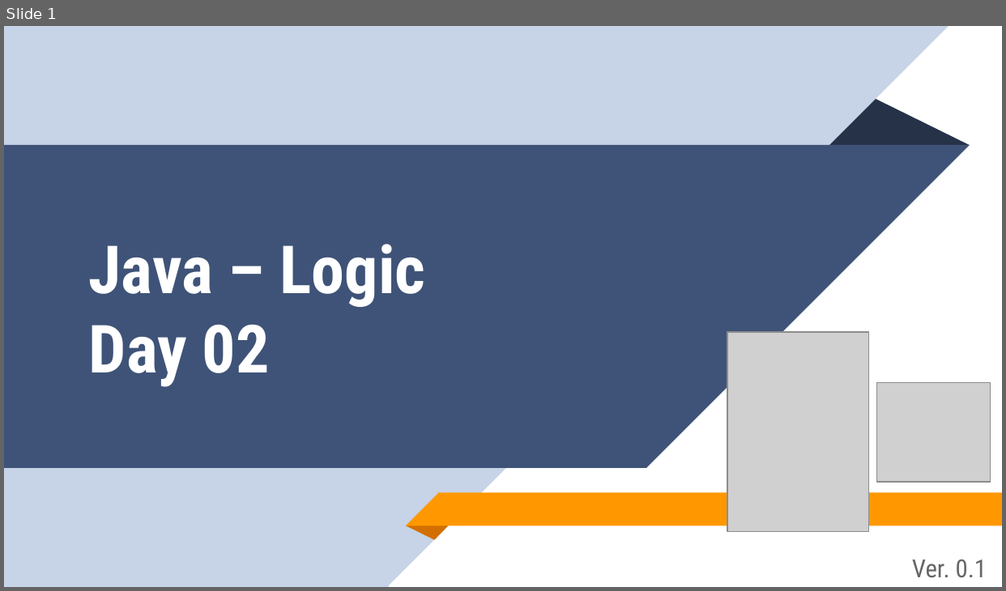
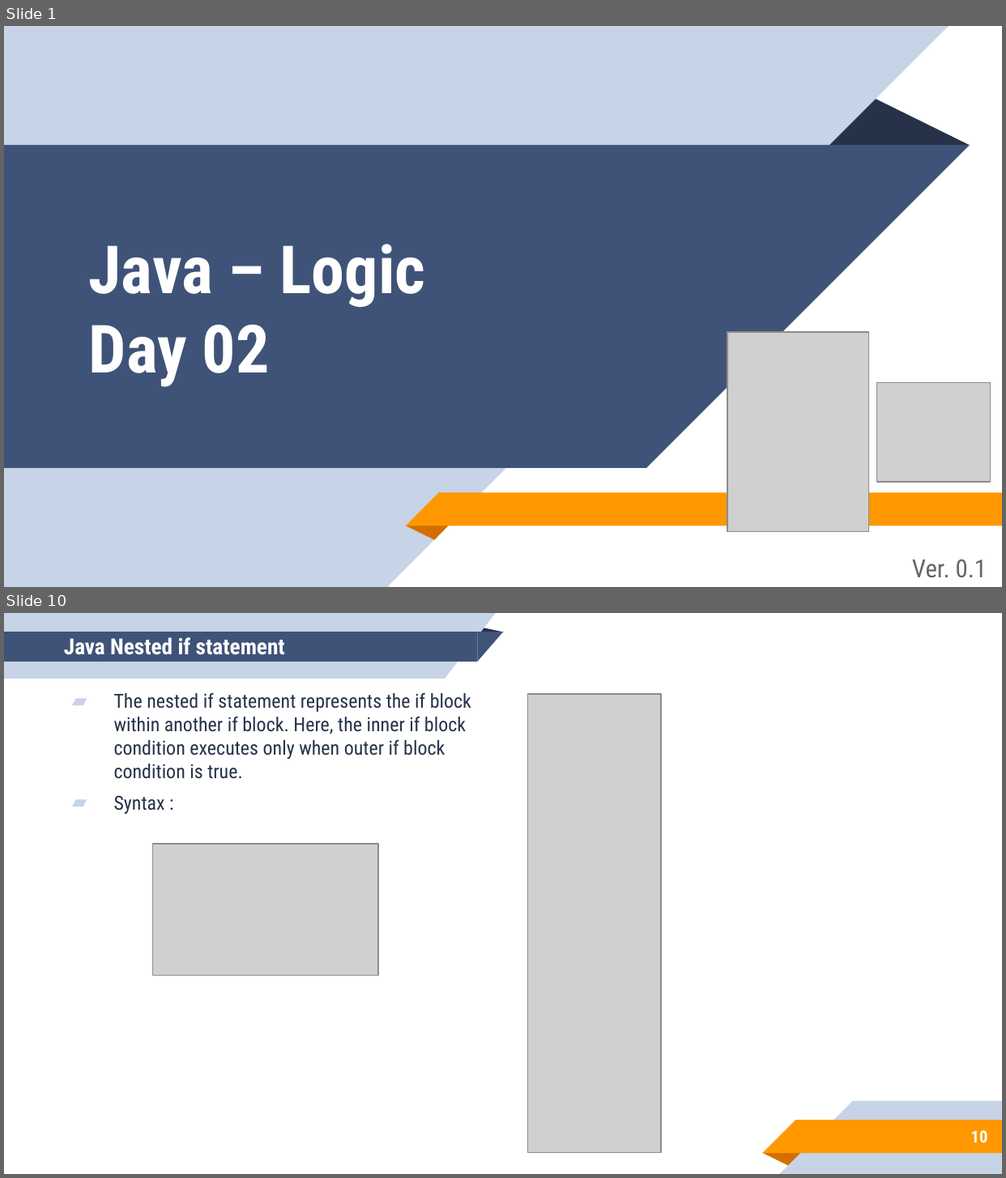
Before and after one commit to aronipurwanto/materi-xa, a slide deck: java/java-logic/Slide-Java-Logic-02.pptx. Shown one above the other, each under a label of ours: slide 1 before the commit, slides 1 and 10 after it; the slides between them are not shown. The pictures are 1006x591 and 1006x1178 pixels, drawn with LibreOffice and Linux fonts; fonts in the diff are those of the drawing; grey boxes stand for pictures. Boxes give left, top, right and bottom in pixels: in the first picture for what was removed or moved away, otherwise in the second. Text is boxed around its words. In the diff, an @@ line names an element or a change of style, - is before the commit and + after.

```diff
--- a/java/java-logic/Slide-Java-Logic-02.pptx
+++ b/java/java-logic/Slide-Java-Logic-02.pptx
@@ slide 10 added at [4,613,1002,1174], background #FFFFFF @@
@@ group added at [4,613,504,679]: 2 rectangles, 2 right triangles, 1 triangle @@
@@ title added at [64,637,285,655], 16 pt, text #FFFFFF, bold @@
+Java Nested if statement
@@ text added at [114,692,471,814], 14 pt, text #263248 @@
+▰ The nested if statement represents the if block within another if block. Here, the inner if block condition executes only when outer if block condition is true.
+▰ Syntax :
@@ picture added at [528,694,661,1153] @@
@@ picture added at [153,844,378,975] @@
@@ group added at [762,1101,1002,1174]: 2 rectangles, 2 right triangles, 1 triangle @@
@@ page number added at [971,1131,988,1144], 12 pt, text #FFFFFF, bold @@
+10
```
Also in this commit, not shown: 6 slides changed, 18 other slides added, 1 slide removed, 16 other files.
